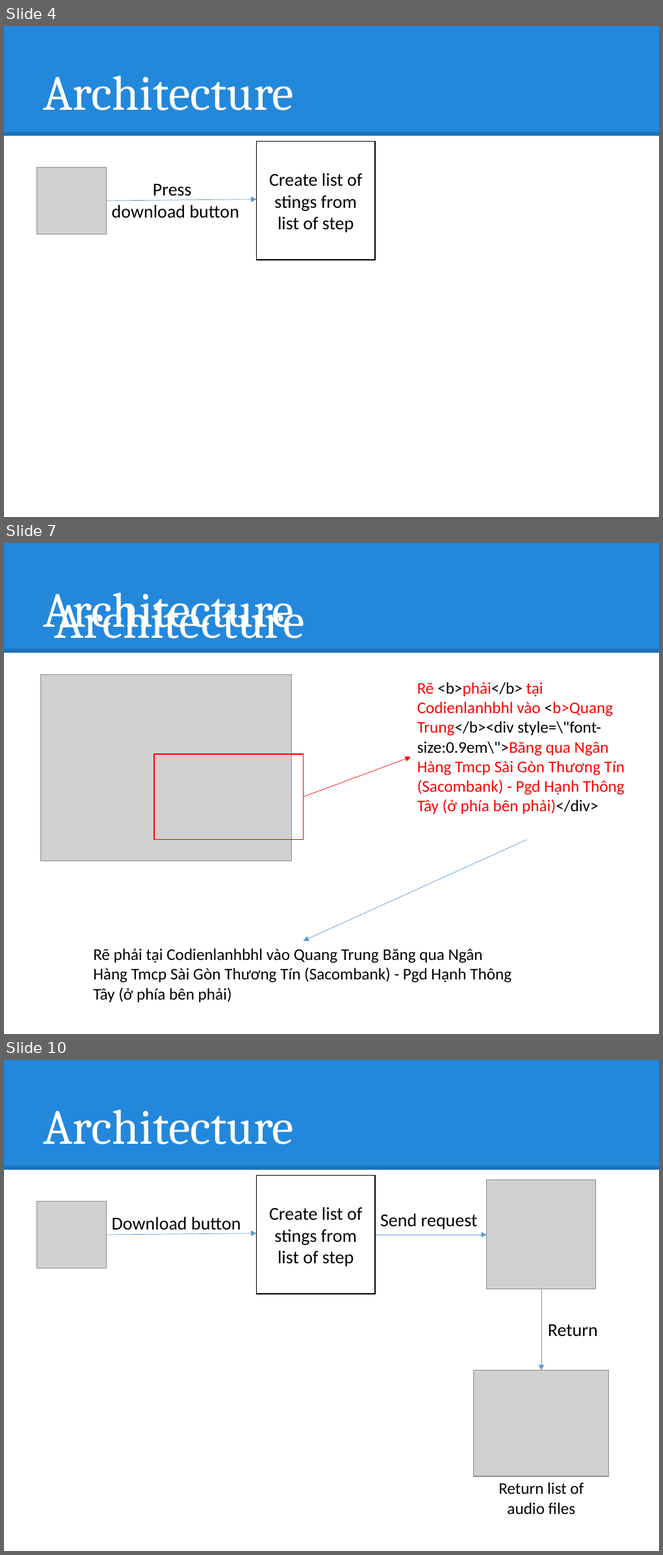
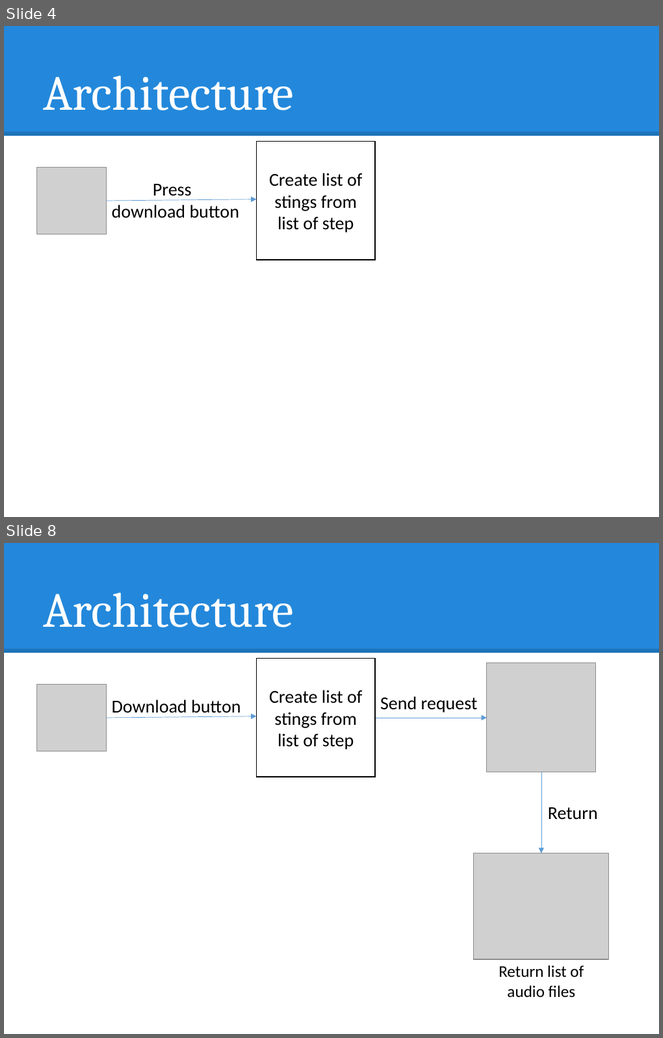
Before and after one commit to hqt/street-router, a slide deck: Document/presentation/nam/8 voice notify.pptx. Shown one above the other, each under a label of ours: slides 4, 7 and 10 before the commit, slides 4 and 8 after it; the slides between them are not shown. The pictures are 663x1555 and 663x1038 pixels, drawn with LibreOffice and Linux fonts; fonts in the diff are those of the drawing; grey boxes stand for pictures. Boxes give left, top, right and bottom in pixels: in the first picture for what was removed or moved away, otherwise in the second. Text is boxed around its words. In the diff, an @@ line names an element or a change of style, - is before the commit and + after.

```diff
--- a/Document/presentation/nam/8 voice notify.pptx
+++ b/Document/presentation/nam/8 voice notify.pptx
@@ slide 7 removed at (4,543,659,1034), background #FFFFFF; not listed: 2 template elements that a slide beside it also shows @@
@@ title removed at (43,592,294,637) @@
-Architecture
@@ text removed at (54,592,305,639) @@
-Architecture
@@ picture removed at (40,675,292,861) @@
@@ text removed at (417,682,625,814) @@
-Rẽ <b>phải</b> tại Codienlanhbhl vào <b>Quang Trung</b><div style=\"font-size:0.9em\">Băng qua Ngân Hàng Tmcp Sài Gòn Thương Tín (Sacombank) - Pgd Hạnh Thông Tây (ở phía bên phải)</div>
@@ rectangle removed at (154,754,304,840) @@
@@ arrow removed from (304, 797) to (411, 757) @@
@@ arrow removed from (527, 840) to (304, 941) @@
@@ text removed at (93,949,512,1003) @@
-Rẽ phải tại Codienlanhbhl vào Quang Trung Băng qua Ngân Hàng Tmcp Sài Gòn Thương Tín (Sacombank) - Pgd Hạnh Thông Tây (ở phía bên phải)
@@ what was slide 10 is now slide 8 @@
```
Also in this commit, not shown: 2 slides changed, 2 slides added, 3 other slides removed, 5 other files.
